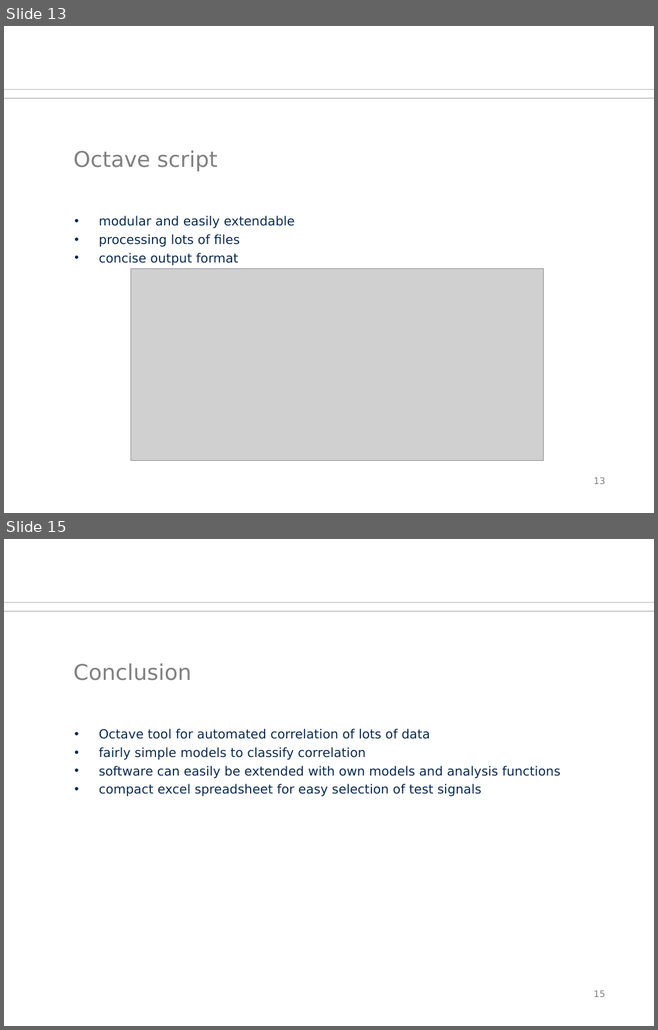
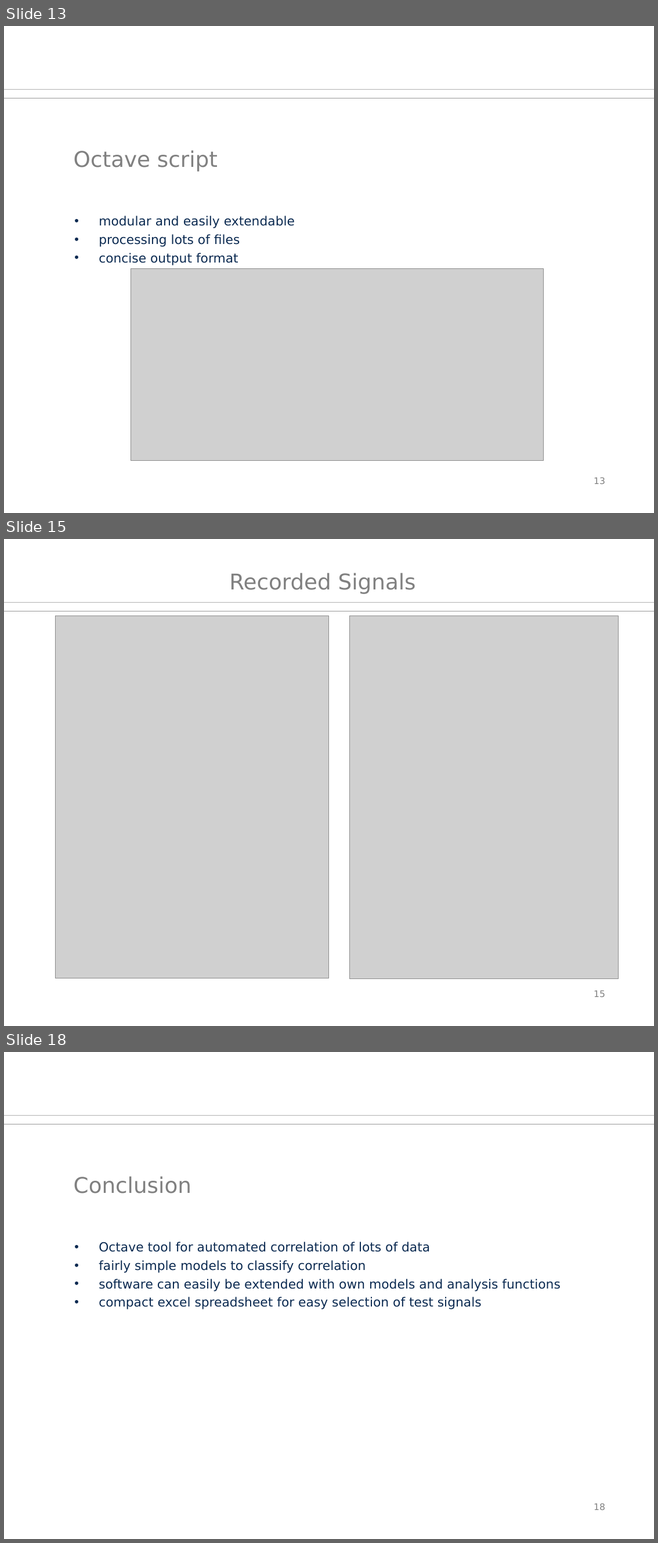
Before and after one commit to orgarten/Hauptseminar, a slide deck: Präsentation/btwf.odp. Shown one above the other, each under a label of ours: slides 13 and 15 before the commit, slides 13, 15 and 18 after it; the slides between them are not shown. The pictures are 658x1030 and 658x1543 pixels, drawn with LibreOffice and Linux fonts; fonts in the diff are those of the drawing; grey boxes stand for pictures; background and template pictures are left out. Boxes give left, top, right and bottom in pixels: in the first picture for what was removed or moved away, otherwise in the second. Text is boxed around its words. In the diff, an @@ line names an element or a change of style, - is before the commit and + after.

Commit message:
added signals

```diff
--- a/Präsentation/btwf.odp
+++ b/Präsentation/btwf.odp
@@ slide 15 added at bbox=[4, 539, 654, 1026], background #FFFFFF; not listed: 2 template elements that a slide beside it also shows @@
@@ title added at bbox=[229, 573, 416, 594], 24 pt, text #808080 @@
+Recorded Signals
@@ picture added at bbox=[55, 616, 329, 978] @@
@@ picture added at bbox=[349, 616, 617, 979] @@
@@ page number added at bbox=[593, 990, 605, 997], 10 pt, text #808080 @@
+15
@@ what was slide 15 is now slide 18 @@
@@ page number at bbox=[593, 1503, 605, 1510]: text changed @@
-15
+18
```
Also in this commit, not shown: 3 other slides added, 1 slide removed.
